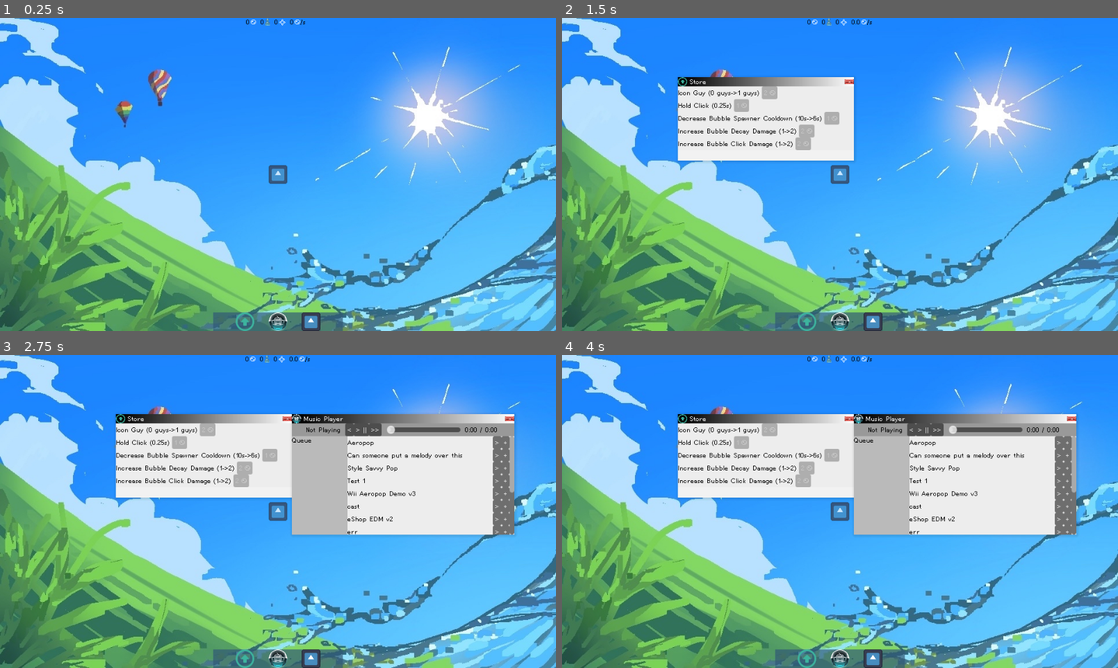
Above: before the commit, frames 1-4 (two rows, left to right).
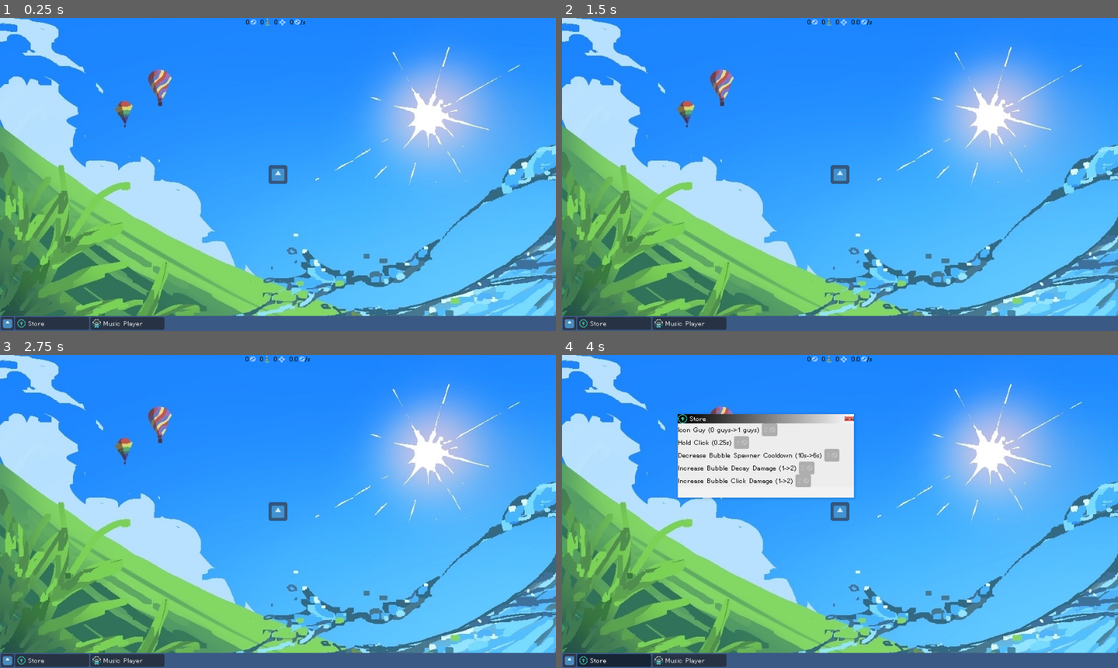
Above: after the commit, the same moments.

Repository: Kipuru/incremental-game
Game: Godot game, scene res://Game/Root/main_game.tscn
Two runs of this game, one before a commit and one after it. Both use one fixed random seed, a clock stepped at 60 frames per second and the inputs below. The engine's default icon, where the game draws it, is replaced by a stand-in: a white triangle on a blue panel in a dark square.
Inputs (mouse positions are in pixels of both pictures, inside the frame that each line leads up to):
- Up to frame 1 (0.25 s): no input
- Up to frame 2 (1.5 s): click (806, 321) at 0.52 s; click (567, 324) at 1.27 s
- Up to frame 3 (2.75 s): click (278, 658) at 2.02 s
- Up to frame 4 (4 s): click (612, 661) at 2.75 s, where only the run after the commit has a clickable "Store"; click (873, 658) at 3.52 s

The runs differ from the first frame. In frame 1, 4.7% of the frame differs, in the area x 0-100%, y 94-100%; in frame 2, 13%; in frame 3, 28%, in the area x 0-100%, y 18-100%; in frame 4, 20%.

Commit message:
New taskbar :)

Diff:
--- a/Game/Root/main_game.tscn
+++ b/Game/Root/main_game.tscn
@@ -22,7 +22,7 @@
 size = Vector2(960, 32)
 
 [sub_resource type="RectangleShape2D" id="RectangleShape2D_fyndk"]
-size = Vector2(32, 608)
+size = Vector2(32, 569)
 
 [node name="MainGame" type="Node2D"]
 
@@ -51,6 +51,7 @@
 anchors_preset = 15
 anchor_right = 1.0
 anchor_bottom = 1.0
+offset_bottom = -26.0
 grow_horizontal = 2
 grow_vertical = 2
 mouse_filter = 2
@@ -61,10 +62,6 @@
 [node name="Timer" type="Timer" parent="Underlay/Water"]
 wait_time = 0.25
 
-[node name="Taskbar" parent="Underlay" node_paths=PackedStringArray("upgrades_window", "music_window") instance=ExtResource("6_nqh8o")]
-upgrades_window = NodePath("../../Windows/StoreWindow")
-music_window = NodePath("../../Windows/MusicPlayerWindow")
-
 [node name="Bubbles" type="Node2D" parent="."]
 script = ExtResource("5_nrt6e")
 
@@ -80,15 +77,15 @@
 shape = SubResource("RectangleShape2D_d05bn")
 
 [node name="Wall Bottom" type="CollisionShape2D" parent="Walls"]
-position = Vector2(0, 286)
+position = Vector2(0, 262)
 shape = SubResource("RectangleShape2D_d05bn")
 
 [node name="Wall Left" type="CollisionShape2D" parent="Walls"]
-position = Vector2(-496, 0)
+position = Vector2(-496, -13)
 shape = SubResource("RectangleShape2D_fyndk")
 
 [node name="Wall Right" type="CollisionShape2D" parent="Walls"]
-position = Vector2(496, 0)
+position = Vector2(496, -6.5)
 shape = SubResource("RectangleShape2D_fyndk")
 
 [node name="Windows" type="Node2D" parent="."]
@@ -96,7 +93,7 @@
 [node name="StoreWindow" parent="Windows" instance=ExtResource("5_ruc4l")]
 visible = false
 position = Vector2(-280, -168)
-window_icon = "uid://dv0l1mpllt0un"
+icon_resource = "uid://dv0l1mpllt0un"
 title = "Store"
 scene_to_load = "uid://b5xi2ilu6u1g6"
 initial_size = Vector2(304, 128)
@@ -105,7 +102,7 @@
 [node name="MusicPlayerWindow" parent="Windows" instance=ExtResource("5_ruc4l")]
 visible = false
 position = Vector2(24, -168)
-window_icon = "uid://dvy1d2j4t6lrf"
+icon_resource = "uid://dvy1d2j4t6lrf"
 title = "Music Player"
 scene_to_load = "uid://dwtelixwjtlsk"
 initial_size = Vector2(384, 192)
@@ -198,4 +195,8 @@
 text = "/s"
 horizontal_alignment = 2
 
+[node name="Taskbar" parent="Overlay" node_paths=PackedStringArray("windows") instance=ExtResource("6_nqh8o")]
+offset_top = -26.0
+windows = [NodePath("../../Windows/StoreWindow"), NodePath("../../Windows/MusicPlayerWindow")]
+
 [connection signal="timeout" from="Underlay/Water/Timer" to="Underlay/Water" method="_on_timer_timeout"]
--- a/Game/UI/Taskbar/taskbar.gd
+++ b/Game/UI/Taskbar/taskbar.gd
@@ -1,14 +1,18 @@
 extends PanelContainer
 
-@export var upgrades_window: Node2D
-@export var music_window: Node2D
+const item_scene = preload("res://Game/UI/Taskbar/taskbar_item.tscn")
+
+@export var windows: Array[Node2D]
+@onready var items: Control = %Items
 
 func _ready() -> void:
-	assert(upgrades_window)
-	assert(music_window)
+	assert(item_scene.can_instantiate())
 
-func _on_music_button_pressed() -> void:
-	music_window.visible = not music_window.visible
+	for window in windows:
+		var item = item_scene.instantiate()
+		assert(item is TaskbarItem)
 
-func _on_upgrades_button_pressed() -> void:
-	upgrades_window.visible = not upgrades_window.visible
+		item.window = window
+		item.init()
+
+		items.add_child(item)
--- a/Game/UI/Taskbar/taskbar.tscn
+++ b/Game/UI/Taskbar/taskbar.tscn
@@ -1,55 +1,40 @@
-[gd_scene load_steps=6 format=3 uid="uid://rvnyestc2j4k"]
+[gd_scene load_steps=4 format=3 uid="uid://rvnyestc2j4k"]
 
 [ext_resource type="Script" uid="uid://c7oaoeuu4uo4g" path="res://Game/UI/Taskbar/taskbar.gd" id="1_00r8f"]
-[ext_resource type="Texture2D" uid="uid://b21msh4k62j8q" path="res://Assets/Icons/icon.svg" id="2_1g1x5"]
-[ext_resource type="Texture2D" uid="uid://dv0l1mpllt0un" path="res://Assets/Icons/up-arrow.png" id="2_48apg"]
-[ext_resource type="Texture2D" uid="uid://dvy1d2j4t6lrf" path="res://Assets/Icons/IMG_9938.PNG" id="3_48apg"]
-
-[sub_resource type="StyleBoxFlat" id="StyleBoxFlat_00r8f"]
-bg_color = Color(0.1886, 0.346917, 0.46, 0.690196)
-border_color = Color(0.783558, 0.875897, 0.943141, 0.415686)
+[ext_resource type="Theme" uid="uid://e8ksd3con0sa" path="res://Themes/taskbar_theme.tres" id="1_wx635"]
+[ext_resource type="Texture2D" uid="uid://b21msh4k62j8q" path="res://Assets/Icons/icon.svg" id="3_wkpgv"]
 
 [node name="PanelContainer" type="PanelContainer"]
-custom_minimum_size = Vector2(224, 32)
+custom_minimum_size = Vector2(960, 16)
 anchors_preset = 7
 anchor_left = 0.5
 anchor_top = 1.0
 anchor_right = 0.5
 anchor_bottom = 1.0
-offset_left = -112.0
-offset_top = -32.0
-offset_right = 112.0
+offset_left = -480.0
+offset_top = -16.0
+offset_right = 480.0
 grow_horizontal = 2
 grow_vertical = 0
 mouse_filter = 2
-theme_override_styles/panel = SubResource("StyleBoxFlat_00r8f")
+theme = ExtResource("1_wx635")
 script = ExtResource("1_00r8f")
 
-[node name="HBoxContainer" type="HBoxContainer" parent="."]
+[node name="MarginContainer" type="MarginContainer" parent="."]
 layout_mode = 2
-theme_override_constants/separation = 25
-alignment = 1
+theme_override_constants/margin_left = 2
+theme_override_constants/margin_top = 2
+theme_override_constants/margin_right = 2
+theme_override_constants/margin_bottom = 2
 
-[node name="UpgradesButton" type="TextureButton" parent="HBoxContainer"]
-custom_minimum_size = Vector2(32, 32)
+[node name="Items" type="HBoxContainer" parent="MarginContainer"]
+unique_name_in_owner = true
 layout_mode = 2
-texture_normal = ExtResource("2_48apg")
+theme_override_constants/separation = 2
+
+[node name="Apps" type="TextureButton" parent="MarginContainer/Items"]
+custom_minimum_size = Vector2(22, 22)
+layout_mode = 2
+texture_normal = ExtResource("3_wkpgv")
 ignore_texture_size = true
 stretch_mode = 4
-
-[node name="MusicButton" type="TextureButton" parent="HBoxContainer"]
-custom_minimum_size = Vector2(32, 32)
-layout_mode = 2
-texture_normal = ExtResource("3_48apg")
-ignore_texture_size = true
-stretch_mode = 4
-
-[node name="MenuButton" type="TextureButton" parent="HBoxContainer"]
-custom_minimum_size = Vector2(32, 32)
-layout_mode = 2
-texture_normal = ExtResource("2_1g1x5")
-ignore_texture_size = true
-stretch_mode = 4
-
-[connection signal="pressed" from="HBoxContainer/UpgradesButton" to="." method="_on_upgrades_button_pressed"]
-[connection signal="pressed" from="HBoxContainer/MusicButton" to="." method="_on_music_button_pressed"]
--- /dev/null
+++ b/Game/UI/Taskbar/taskbar_item.gd
@@ -0,0 +1,19 @@
+class_name TaskbarItem extends Button
+
+var window: GameWindow
+
+# call this to properly set up the node
+func init():
+	pressed.connect(
+		func():
+			window.visible = not window.visible
+	)
+	window.visibility_changed.connect(
+		func():
+			button_pressed = window.visible
+	)
+
+	assert(window)
+	text = window.title
+	var loaded_icon = load(window.icon_resource)
+	icon = loaded_icon
--- /dev/null
+++ b/Game/UI/Taskbar/taskbar_item.tscn
@@ -0,0 +1,15 @@
+[gd_scene load_steps=3 format=3 uid="uid://bpup7sctor3jd"]
+
+[ext_resource type="Script" uid="uid://c7ckkhvjteemi" path="res://Game/UI/Taskbar/taskbar_item.gd" id="1_y57pp"]
+[ext_resource type="Texture2D" uid="uid://b21msh4k62j8q" path="res://Assets/Icons/icon.svg" id="2_0sxjw"]
+
+[node name="TaskbarItem" type="Button"]
+custom_minimum_size = Vector2(128, 12)
+offset_right = 122.0
+offset_bottom = 31.0
+toggle_mode = true
+text = "Window Name"
+icon = ExtResource("2_0sxjw")
+alignment = 0
+expand_icon = true
+script = ExtResource("1_y57pp")
--- a/Game/Windows/window.gd
+++ b/Game/Windows/window.gd
@@ -4,7 +4,7 @@
 # without having to do sqrt which is expensive
 const corner_detection_rad_sq = 26. ** 2.
 
-@export var window_icon := "uid://b21msh4k62j8q"
+@export var icon_resource := "uid://b21msh4k62j8q"
 @export var title := "Window Name"
 @export var scene_to_load := "uid://bga3nuxnrcu7v"
 @export var initial_size := Vector2(512., 256.)
@@ -23,6 +23,7 @@
 func _ready() -> void:
 	assert(ui and title_label and content and icon)
 
+	print(icon_resource)
 	_setup_window_propreties()
 	_load_scene_into_content_node()
 
@@ -66,7 +67,7 @@
 func _setup_window_propreties():
 	content.custom_minimum_size = initial_size
 	title_label.text = title
-	var loaded_icon = load(window_icon)
+	var loaded_icon = load(icon_resource)
 	icon.set_texture(loaded_icon)
 
 func _mouse_is_touching_corner() -> bool:
--- /dev/null
+++ b/Themes/taskbar_theme.tres
@@ -0,0 +1,13 @@
+[gd_resource type="Theme" load_steps=4 format=3 uid="uid://e8ksd3con0sa"]
+
+[ext_resource type="FontFile" uid="uid://dqmmoferdi10i" path="res://Assets/Fonts/HelvetiPixel.ttf" id="1_u1pl1"]
+
+[sub_resource type="StyleBoxEmpty" id="StyleBoxEmpty_u1pl1"]
+
+[sub_resource type="StyleBoxFlat" id="StyleBoxFlat_wx635"]
+bg_color = Color(0.22879998, 0.35013336, 0.52, 1)
+
+[resource]
+Button/fonts/font = ExtResource("1_u1pl1")
+Button/styles/focus = SubResource("StyleBoxEmpty_u1pl1")
+PanelContainer/styles/panel = SubResource("StyleBoxFlat_wx635")
Not shown, added: Game/UI/Taskbar/taskbar_item.gd.uid
